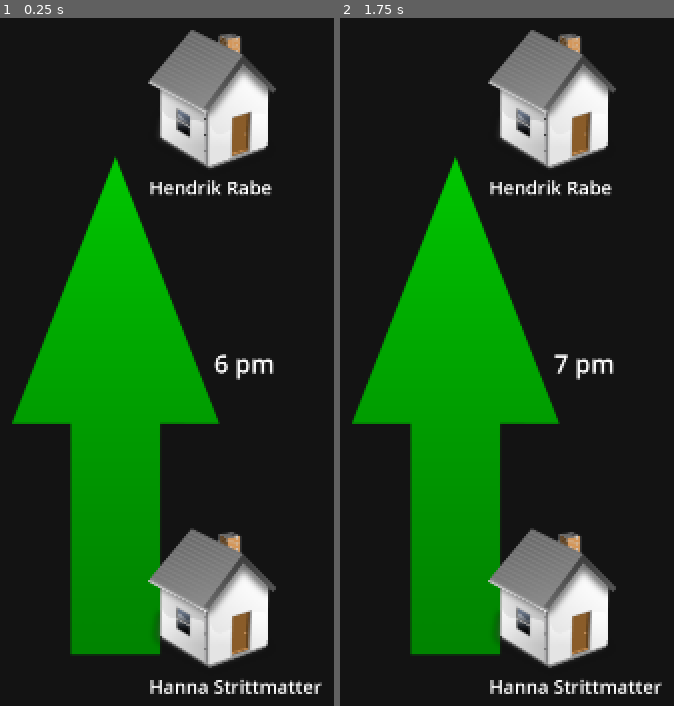
Above: before the commit, frames 1-2 (left to right).
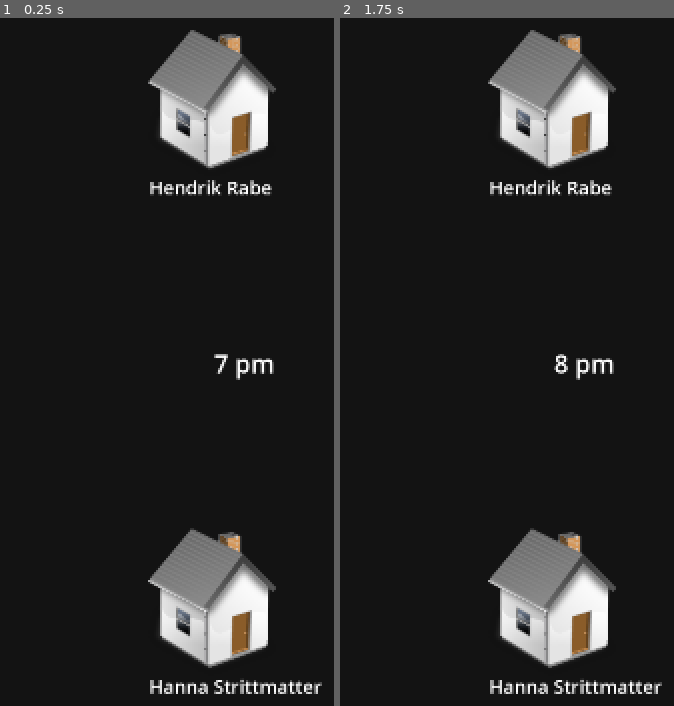
Above: after the commit, the same moments.

Repository: Shykaro/SimulatedAI
Game: Godot game, scene res://Scenes/npc visualization.tscn
Same seed, same stepped clock (60 frames per second), same inputs: the game is played once before the commit and once after it.
Inputs:
- Up to frame 1 (0.25 s): no input
- Up to frame 2 (1.75 s): tap Enter at 0.5 s; tap Space at 1.25 s

The runs differ from the first frame. In frame 1, 21% of the frame differs, in the area x 3-69%, y 20-93%; in frame 2, 21%.
Error in both runs: Trying to assign value of type 'Nil' to a variable of type 'Dictionary'. (res://Scripts/RequestHandler.gd:23)

Commit message:
Arrow generation & deletion, dialogue cutoff threshold
- Added a threshold number of messages after which the conversation will be cut

Diff:
--- a/GodotProject/Scenes/npc visualization.tscn
+++ b/GodotProject/Scenes/npc visualization.tscn
@@ -1,11 +1,10 @@
-[gd_scene load_steps=7 format=3 uid="uid://ce8bkw7m5yo5k"]
+[gd_scene load_steps=6 format=3 uid="uid://ce8bkw7m5yo5k"]
 
 [ext_resource type="Script" path="res://Scripts/GameManager.gd" id="2_eeqxv"]
 [ext_resource type="Script" path="res://Scripts/RequestHandlerManager.gd" id="3_px0po"]
 [ext_resource type="Script" path="res://Scripts/NPCManager.gd" id="4_5a08b"]
 [ext_resource type="Theme" uid="uid://css8tuxqpntj3" path="res://Assets/theme.tres" id="4_d0tik"]
 [ext_resource type="Script" path="res://Scripts/TimeText.gd" id="4_vqs3l"]
-[ext_resource type="Texture2D" uid="uid://kuyrvvy1urcn" path="res://Assets/long_green_arrow.png" id="6_ngvmr"]
 
 [node name="Game" type="Node2D"]
 
@@ -28,7 +27,3 @@
 horizontal_alignment = 1
 vertical_alignment = 1
 script = ExtResource("4_vqs3l")
-
-[node name="LongGreenArrow" type="Sprite2D" parent="."]
-position = Vector2(382, 573)
-texture = ExtResource("6_ngvmr")
--- a/GodotProject/Scripts/GameManager.gd
+++ b/GodotProject/Scripts/GameManager.gd
@@ -3,7 +3,7 @@
 class_name GameManager
 
 var count: int = 0
-static var hour: int = 6
+static var hour: int = 8
 static var time_of_day: String = " pm"
 # Called when the node enters the scene tree for the first time.
 func _ready():
--- a/GodotProject/Scripts/Mind.gd
+++ b/GodotProject/Scripts/Mind.gd
@@ -24,6 +24,11 @@
 	pass
 
 func check_conversation_over():
+	var cutoff_threshold = 20
+	if(dialogue_context.size()>cutoff_threshold):
+		print("---------SYSTEM-------- Conversation was cut, cutoff threshold surpassed")
+		associated_npc.is_conversation_over = true
+		return
 	var dialogue_context_string_array = get_dialogue_context_as_string_array()
 	var _message: String = "You are having this conversation: \n"
 	_message += "\n"+"\n".join(dialogue_context_string_array) #adds every entry in dialogue to string
--- a/GodotProject/Scripts/NPC.gd
+++ b/GodotProject/Scripts/NPC.gd
@@ -29,7 +29,8 @@
 				conversation_partner = _npc
 				#mind.update_conversation_partner(_npc) #updates conversation partner for mind
 				conversation_partner.conversation_partner = self
-				_add_line2D() #adds line from self to conversation partner
+				#_add_line2D() #adds line from self to conversation partner
+				_add_arrow()
 				is_choosing = false
 				is_conversation_over = false
 				is_initiator = true
@@ -70,7 +71,7 @@
 func request_answer(_message: String):
 	is_thinking = true
 	mind.update_relation_during_conversation(conversation_partner, _message) #0 updated emotional relation MIGHT HAVE TO BE MOVED TO END OF MESSAGE OF OPPOSING NPC?  !!! -> Bug might be in this logic?
-	_message += "\n\n Remember: this is what you did today: " + mind.activity_context[0]
+	if(mind.activity_context!=[]): _message += "\n\n Remember: this is what you did today: " + mind.activity_context[0]
 	var emotional_relation = mind.get_emotional_relation(conversation_partner.name) #0.1 getted emotional relation
 	#print("\n" + "\n" + "Current emotional relation with " + conversation_partner.name + ": " + emotional_relation + "\n")
 	_message += "\n\n Take into account your current emotional feelings towards your conversation partner, they are as follows: " + emotional_relation
@@ -101,7 +102,8 @@
 	_npc.request_answer(_message)
 
 func _on_conversation_over(_json: Dictionary): #is called in the initiator, handles all cleanup after conversation
-	if(is_initiator): _remove_line2D()
+	if(is_initiator): #_remove_line2D()
+		_remove_arrow()
 	is_initiator = false
 	print("Conversation between "+self.name+" and "+conversation_partner.name+" terminated.")
 	conversation_partner.conversation_partner = null
@@ -120,3 +122,17 @@
 func _remove_line2D():
 	var _line = self.get_node("Communication Line between "+self.name+" and "+conversation_partner.name)
 	self.remove_child(_line)
+
+func _add_arrow():
+	var _texture = load("res://Assets/long_green_arrow.png")
+	var _arrow: Sprite2D = Sprite2D.new()
+	_arrow.texture = _texture
+	_arrow.position = conversation_partner.position-self.position
+	_arrow.look_at(conversation_partner.position)
+	_arrow.scale = Vector2(0.5,0.5)
+	_arrow.name = "Communication Arrow from "+self.name+" to "+conversation_partner.name
+	self.add_child(_arrow)
+
+func _remove_arrow():
+	var _arrow = self.get_node("Communication Arrow from "+self.name+" to "+conversation_partner.name)
+	self.remove_child(_arrow)
--- a/GodotProject/Scripts/TimeText.gd
+++ b/GodotProject/Scripts/TimeText.gd
@@ -8,4 +8,4 @@
 
 # Called every frame. 'delta' is the elapsed time since the previous frame.
 func _process(_delta):
-	self.text = str(GameManager.hour)+GameManager.time_of_day
+	self.text = str(GameManager.hour-1)+GameManager.time_of_day
